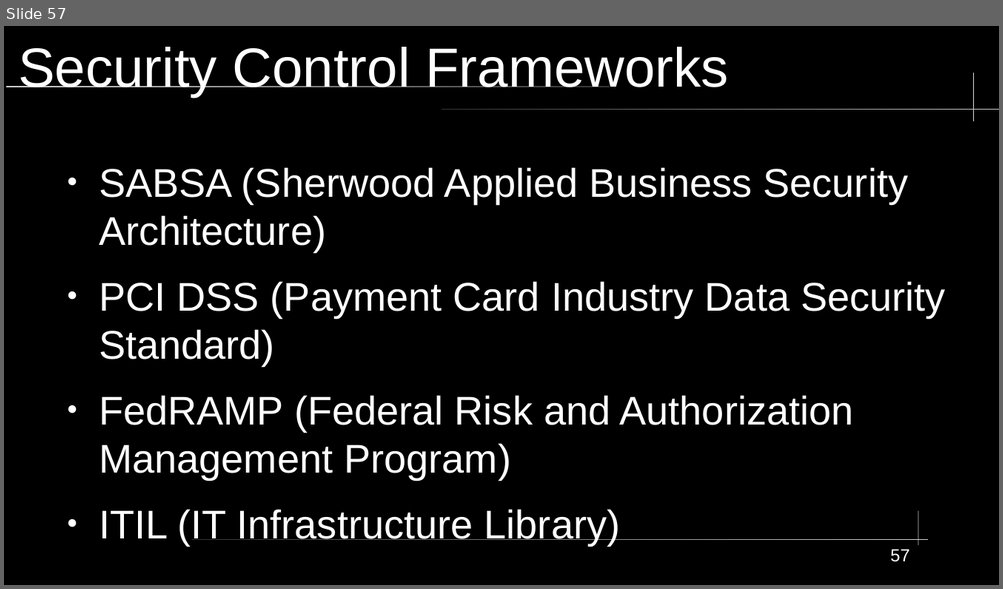
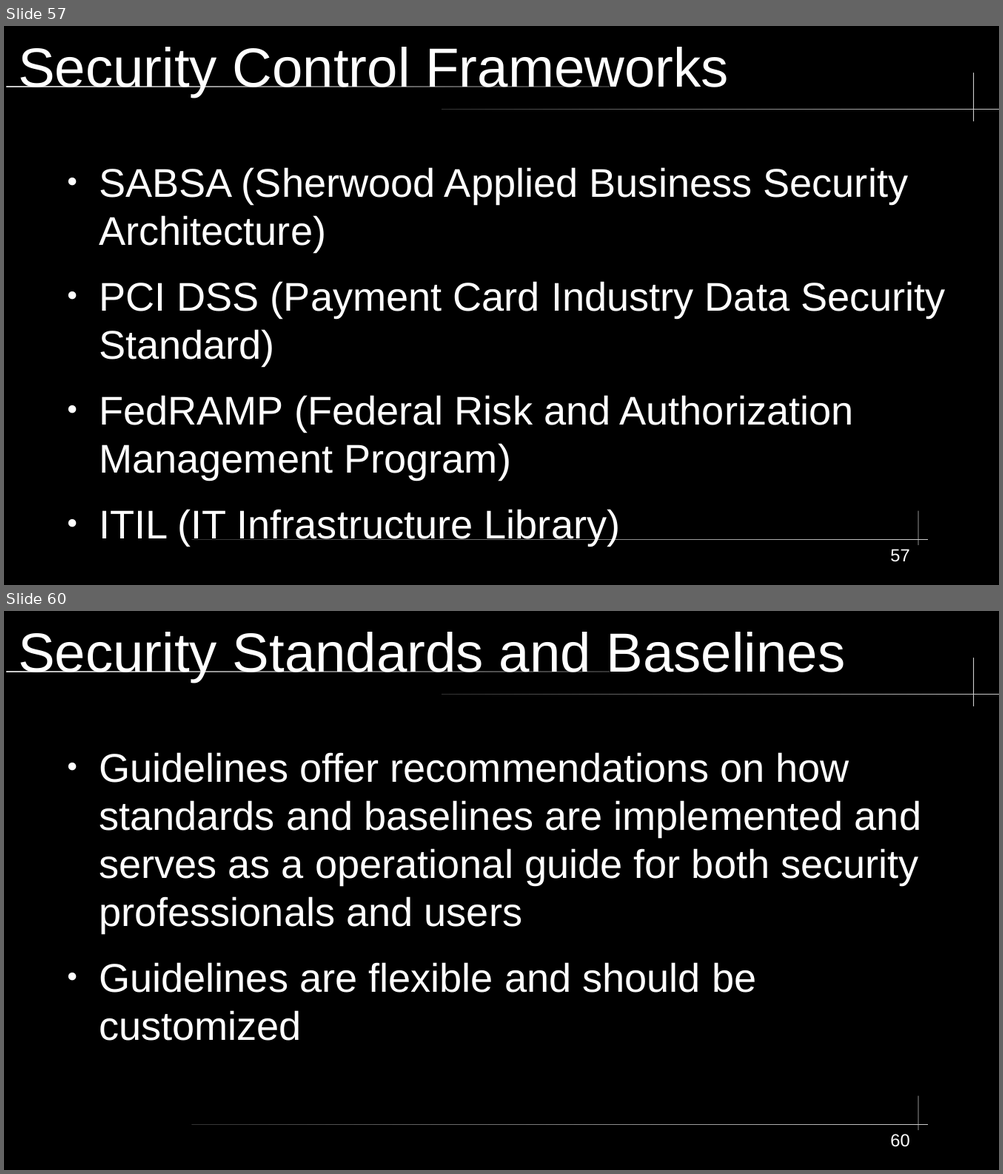
Before and after one commit to City-Colleges-of-Chicago-Cybersecurity/COMPSFI-214, a slide deck: 2026/Spring/powerpoints/Chapter-01-Security-Governance-Through-Principles-and-Policies.odp. Shown one above the other, each under a label of ours: slide 57 before the commit, slides 57 and 60 after it; the slides between them are not shown. The pictures are 1003x589 and 1003x1174 pixels, drawn with LibreOffice and Linux fonts; fonts in the diff are those of the drawing. Boxes give left, top, right and bottom in pixels: in the first picture for what was removed or moved away, otherwise in the second. Text is boxed around its words. In the diff, an @@ line names an element or a change of style, - is before the commit and + after.

```diff
--- a/2026/Spring/powerpoints/Chapter-01-Security-Governance-Through-Principles-and-Policies.odp
+++ b/2026/Spring/powerpoints/Chapter-01-Security-Governance-Through-Principles-and-Policies.odp
@@ slide 60 added at <box>4,611,999,1170</box>, background #000000; not listed: 5 template elements that a slide beside it also shows @@
@@ title added at <box>18,632,845,682</box>, 44 pt, text #FFFFFF @@
+Security Standards and Baselines
@@ text added at <box>99,752,921,1041</box>, 32 pt, text #FFFFFF @@
+● Guidelines offer recommendations on how standards and baselines are implemented and serves as a operational guide for both security professionals and users
+● Guidelines are flexible and should be customized
@@ page number added at <box>890,1134,909,1147</box>, 14 pt, text #FFFFFF @@
+60
```
Also in this commit, not shown: 2 slides changed, 11 other slides added.
